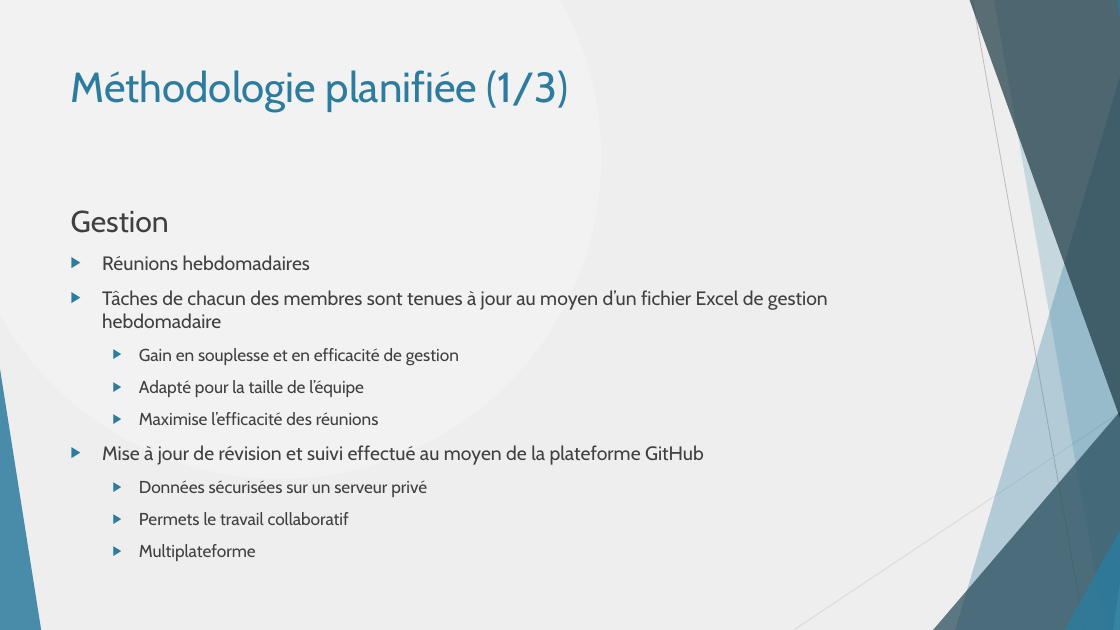
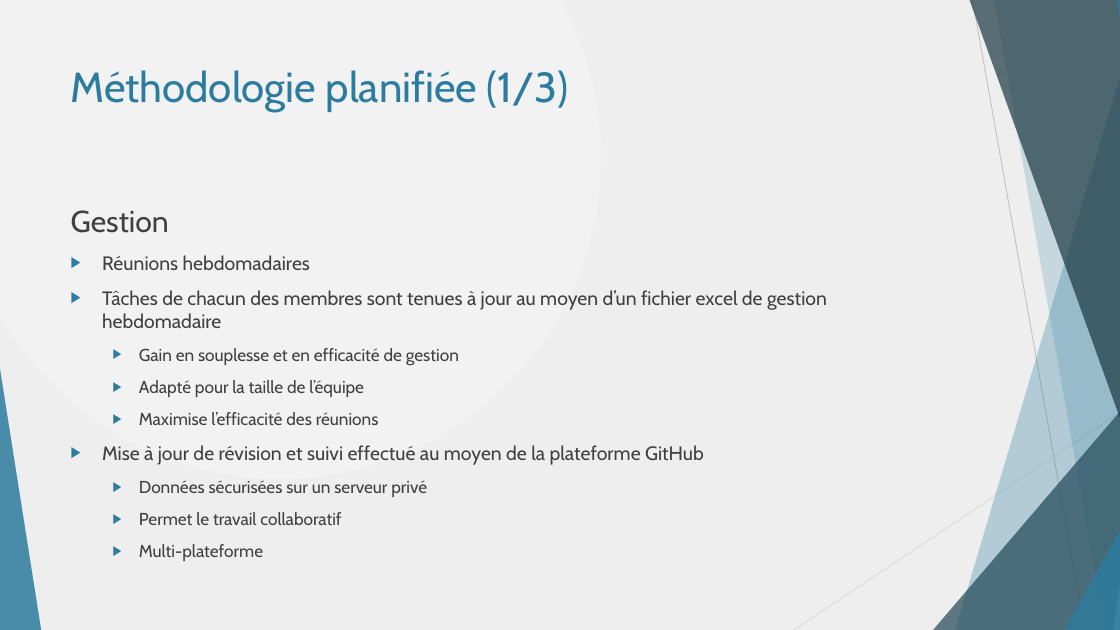
Before and after one commit to danthib76/DesignIV, a slide deck: slide 13 of Remise/Remise 1/Presentation_Remise_1.pptx (slide 6 before the commit). Drawn at 1120x630 pixels with LibreOffice and Linux fonts; fonts in the diff are those of the drawing. Boxes give left, top, right and bottom in pixels: in the first picture for what was removed or moved away, otherwise in the second. Text is boxed around its words. In the diff, an @@ line names an element or a change of style, - is before the commit and + after.

```diff
--- a/Remise/Remise 1/Presentation_Remise_1.pptx
+++ b/Remise/Remise 1/Presentation_Remise_1.pptx
@@ text at box(102, 290, 827, 328): text changed @@
-▶ Tâches de chacun des membres sont tenues à jour au moyen d’un fichier Excel de gestion hebdomadaire
+▶ Tâches de chacun des membres sont tenues à jour au moyen d’un fichier excel de gestion hebdomadaire
@@ text at box(139, 512, 341, 561): text changed @@
-  ▶ Permets le travail collaboratif
-  ▶ Multiplateforme
+  ▶ Permet le travail collaboratif
+  ▶ Multi-plateforme
```
Also in this commit, not shown: 8 other slides changed, 8 slides added, 6 slides removed.
